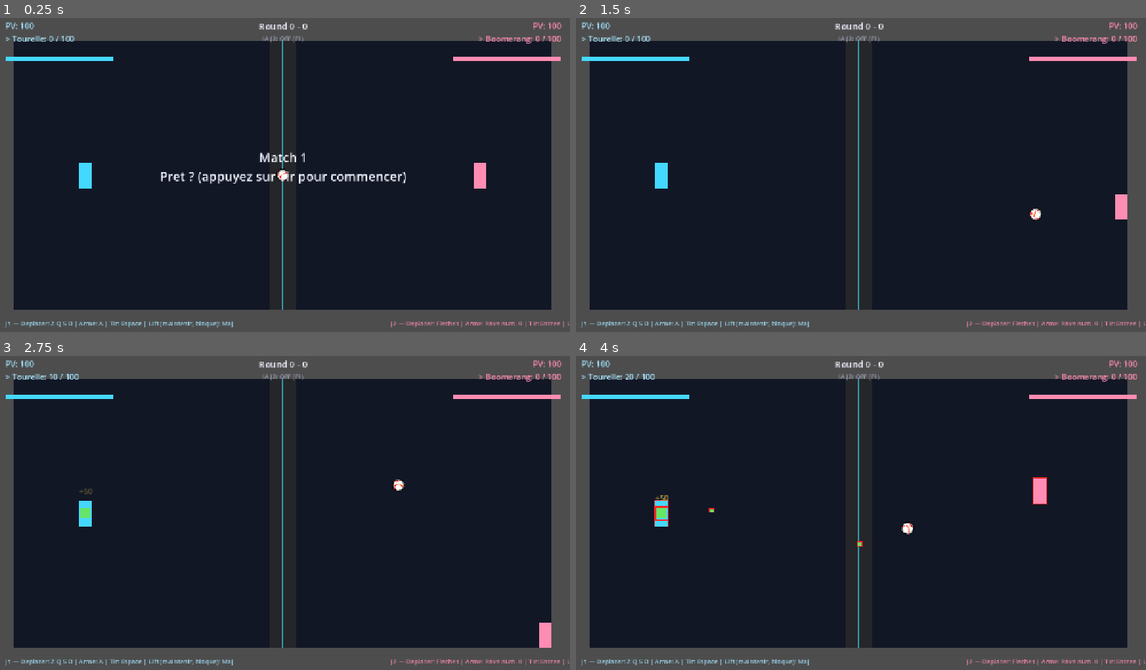
Above: before the commit, frames 1-4 (two rows, left to right).
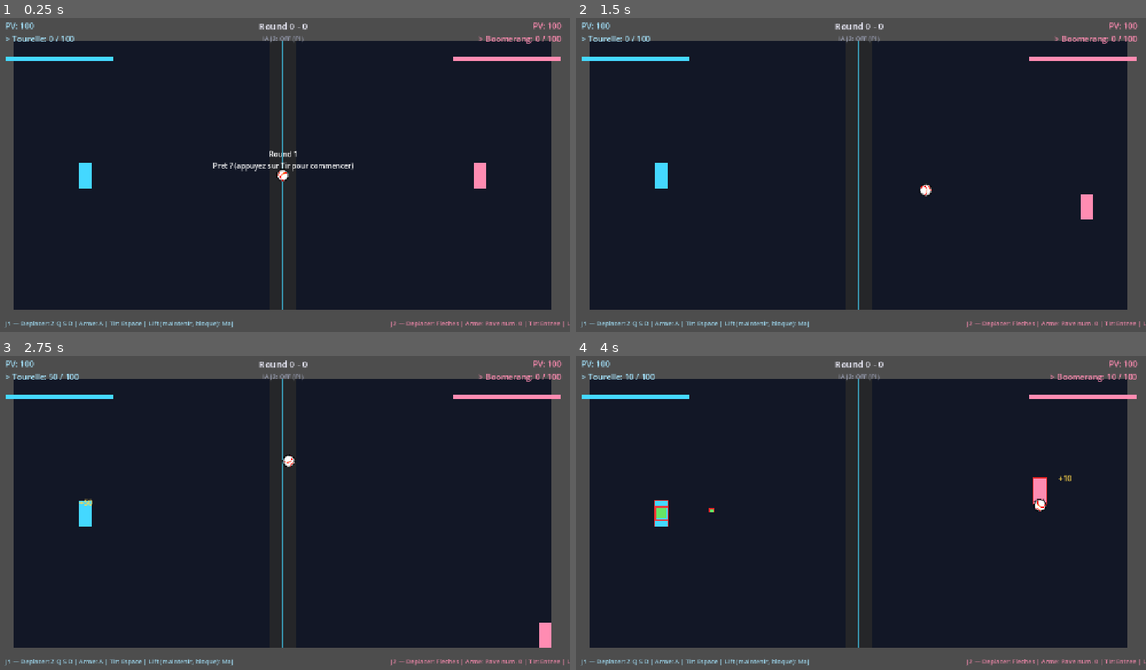
Above: after the commit, the same moments.

Repository: Shakkam/seek_destroy_reflect
Game: Godot game, scene res://scenes/MatchArena.tscn
Same seed, same stepped clock (60 frames per second), same inputs: the game is played once before the commit and once after it. This scene is started directly instead of the project's main scene.
Inputs (mouse positions are in pixels of both pictures, inside the frame that each line leads up to):
- Up to frame 1 (0.25 s): no input
- Up to frame 2 (1.5 s): tap Enter at 0.5, 1.35 s; move the mouse to (986, 159) at 0.52 s; hold Right 0.53-1.28 s; hold Space 0.53-1.28 s; click (986, 159) at 0.67 s; move the mouse to (747, 190) at 1.27 s; hold Down from 1.28 s (still down)
- Up to frame 3 (2.75 s): tap Space at 1.52, 1.55, 1.82, 2.3 s; move the mouse to (342, 443) at 2.02 s; release Down at 2.03 s; hold Right from 2.03 s (still down); hold T from 2.03 s (still down)
- Up to frame 4 (4 s): move the mouse to (832, 578) at 2.77 s; release Right at 2.78 s; release T at 2.78 s; hold Up 2.78-3.53 s; tap Tab at 2.85 s; click (832, 578) at 2.92 s; tap Space at 3.02, 3.05, 3.32, 3.77, 3.8 s; move the mouse to (1032, 563) at 3.52 s; hold Left from 3.53 s (still down); hold Q from 3.53 s (still down)

The runs differ from the first frame. In frame 1, 1.1% of the frame differs, in the area x 28-72%, y 42-53%; in frame 2, 0.5%; in frame 3, 0.3%; in frame 4, 0.4%.

Commit message:
MatchArena: real 'Ready...Go!' pacing, every round (not just round 1)
Sally's 2026-08-11 UX review flagged the missing beat: pressing Tir
unfroze everything in the SAME frame, zero pacing. Fixing it turned up a
worse bug while re-checking round TRANSITIONS: round 2/3 had NO gate at
all, not even the original single 'press Tir' - HP/gauges reset but
ships/ball never re-froze, so the next round began the instant the
previous one ended.

- _match_started renamed/repurposed to _round_playing (true only while
  the current round's gameplay is actually unfrozen).
- New _begin_round_ready_gate(): freezes ships/ball (+ any multi_ball
  extras, kept in sync per the existing convention) and shows 'Round N /
  Pret ?' - called once from _ready() (round 1) AND again from
  _check_round_end()'s non-match-over branch (round 2/3), so every round
  gets the same gate now instead of just the first.
- _process_ready_gate() now holds a GO_FLASH_DURATION (0.6s) freeze-frame
  after confirm, flashing 'GO !' in the same gold used for MatchLabel's
  'Victoire !'/'Match termine' announcements, before actually unfreezing
  - the real pacing beat Sally asked for.

New tests/ready_gate_check.gd (headless, real Input.parse_input_event
like character_select_nav_check.gd) verifies: round 1 starts frozen with
the right label, confirming shows the GO flash, ships/ball unfreeze once
it elapses, and - the regression that matters most - a forced non-match-
ending round win re-freezes and re-shows the gate for round 2.

Verified: ready_gate_check 6/6 PASS, campaign_setup_check.tscn 45/45
PASS, round_end_check 2/2 PASS, smoke_test.gd 0 failures, scene boots
clean headless.

Co-Authored-By: Claude Sonnet 5 <noreply@anthropic.com>

Diff:
--- a/godot_project/nodes/match_arena_node.gd
+++ b/godot_project/nodes/match_arena_node.gd
@@ -26,6 +26,7 @@
 @onready var center_line: Line2D = $CenterLine
 
 const HP_BAR_WIDTH := 240.0
+const GO_FLASH_DURATION := 0.6 # seconds the "GO !" flash holds ships/ball frozen after confirm, before actually unfreezing
 
 var match_state: MatchState = MatchState.new()
 var _round_active := true
@@ -52,8 +53,13 @@
 var _shrink_target_bounds: Rect2
 var _drift_direction := 1.0 # "drifting_neutral_zone" — reverses at +/- drift_range from _base_frontier_x
 
-# Pre-match gate (2026-08-01): nothing moves until a player confirms ready.
-var _match_started := false
+# Pre-round gate (2026-08-01, extended 2026-08-13 to a real "Ready...Go!"
+# beat and to every round, not just round 1). True while the current
+# round's gameplay is actually unfrozen; false while sitting in the
+# ready/GO gate (see _begin_round_ready_gate()/_process_ready_gate()).
+var _round_playing := false
+var _starting_round := false # true during the brief post-confirm "GO !" flash, before ships/ball actually unfreeze
+var _go_flash_timer := 0.0
 
 # Epic 4, Story 4.4/4.6/4.8 — true when this match was launched from the
 # campaign map via CampaignContext, so _check_round_end() records the
@@ -126,13 +132,9 @@
 	ship_2.gauge_filled.connect(_on_gauge_filled.bind(ship_2))
 
 	_update_round_label()
-
-	ship_1.active = false
-	ship_2.active = false
-	ball.active = false
-	ready_label.text = "Match 1\nPret ? (appuyez sur Tir pour commencer)"
-
-func _process(_delta: float) -> void:
+	_begin_round_ready_gate()
+
+func _process(delta: float) -> void:
 	p1_label.text = _debug_text(ship_1)
 	p2_label.text = _debug_text(ship_2)
 	p1_hp_fill.size.x = HP_BAR_WIDTH * clampf(ship_1.state.hp / ship_1.max_hp_override, 0.0, 1.0)
@@ -141,29 +143,69 @@
 	_process_ai_toggle()
 	_sync_twist_visuals()
 
-	if not _match_started:
-		_process_ready_gate()
+	if not _round_playing:
+		_process_ready_gate(delta)
 		return
 
 	_check_round_end()
 
 func _physics_process(delta: float) -> void:
-	if active_twist and _match_started and _round_active:
+	if active_twist and _round_playing and _round_active:
 		_process_twist(delta)
 
-## Pre-match gate — waits for either player's fire input (keyboard or
-## gamepad trigger, device 0 or 1) before unfreezing ships and ball.
-func _process_ready_gate() -> void:
+## Freezes ships/ball and shows the "Pret ?" label — called once from
+## _ready() (round 1) AND again from _check_round_end() before every
+## following round (2026-08-13: Sally's 2026-08-11 UX review flagged round
+## 1's instant, pacing-less start; re-checking round TRANSITIONS while
+## fixing it surfaced they had no gate at ALL, not even round 1's original
+## single "press Tir" — HP/gauges reset but ships/ball never re-froze, so
+## round 2/3 began the instant round 1 ended). Same freeze either way.
+func _begin_round_ready_gate() -> void:
+	_round_playing = false
+	_starting_round = false
+	ship_1.active = false
+	ship_2.active = false
+	ball.active = false
+	for extra in _extra_balls: # multi_ball twist — extra balls stay in sync with the primary's active flag (see _spawn_extra_balls)
+		if is_instance_valid(extra):
+			extra.active = false
+	ready_label.remove_theme_font_size_override("font_size")
+	ready_label.remove_theme_color_override("font_color")
+	var round_number := match_state.rounds_won[0] + match_state.rounds_won[1] + 1
+	ready_label.text = "Round %d\nPret ? (appuyez sur Tir pour commencer)" % round_number
+
+## Pre-round gate — waits for either player's fire input (keyboard or
+## gamepad trigger, device 0 or 1), then holds a short freeze-frame with a
+## "GO !" flash (GO_FLASH_DURATION) before actually unfreezing — the
+## "Ready...Go!" beat itself, replacing the old instant press-to-unfreeze.
+func _process_ready_gate(delta: float) -> void:
+	if _starting_round:
+		_go_flash_timer -= delta
+		if _go_flash_timer <= 0.0:
+			_unfreeze_round()
+		return
+
 	var pressed := Input.is_physical_key_pressed(KEY_SPACE) \
 		or Input.is_physical_key_pressed(KEY_ENTER) \
 		or Input.get_joy_axis(0, JOY_AXIS_TRIGGER_RIGHT) > 0.4 \
 		or Input.get_joy_axis(1, JOY_AXIS_TRIGGER_RIGHT) > 0.4
 	if not pressed:
 		return
-	_match_started = true
+	_starting_round = true
+	_go_flash_timer = GO_FLASH_DURATION
+	ready_label.add_theme_font_size_override("font_size", 48) # bigger for the flash
+	ready_label.add_theme_color_override("font_color", Color(1, 0.84, 0.29, 1)) # same gold as MatchLabel's "Victoire !"/"Match termine" announcements
+	ready_label.text = "GO !"
+
+func _unfreeze_round() -> void:
+	_starting_round = false
+	_round_playing = true
 	ship_1.active = true
 	ship_2.active = true
 	ball.active = true
+	for extra in _extra_balls:
+		if is_instance_valid(extra):
+			extra.active = true
 	ready_label.text = ""
 
 func _debug_text(ship: ShipNode) -> String:
@@ -477,6 +519,7 @@
 				if is_instance_valid(extra):
 					extra.reset_to_center()
 			_round_active = true
+			_begin_round_ready_gate() # 2026-08-13: round 2/3 used to start the instant round 1 ended — no freeze, no "Pret ?" gate at all
 
 ## Epic 4, Story 4.4/4.6/4.8 — records the outcome to CampaignSave (mooks
 ## grant currency, the "real" rival grants a branch completion + unlock,
--- /dev/null
+++ b/godot_project/tests/ready_gate_check.gd
@@ -0,0 +1,62 @@
+extends Node2D
+
+## One-off scene-boot verification for the 2026-08-13 "Ready...Go!" pass
+## (Sally's 2026-08-11 UX review: MatchArena had zero pacing between
+## "waiting" and "live"). Confirms both halves of the fix: (1) round 1
+## still gates on a Fire press before a brief "GO !" flash unfreezes
+## everything, and (2) round 2/3 — which previously got NO gate at all,
+## not even round 1's original single press-to-start — now re-freeze and
+## re-show the gate too. Simulates real keyboard input the same way
+## tests/character_select_nav_check.gd does (Input.parse_input_event with
+## physical_keycode set). Waits out a real GO_FLASH_DURATION-based
+## SceneTreeTimer, so needs a much bigger --quit-after than a typical
+## single-frame check (headless frames run far faster than realtime, so
+## accumulating ~0.7s of process delta takes hundreds of frames, not a
+## handful — see project memory's "--quit-after counts FRAMES" trap).
+## Run with:
+##   Godot --headless --path godot_project res://tests/ready_gate_check.tscn --quit-after 600
+
+func _ready() -> void:
+	var arena_scene := load("res://scenes/MatchArena.tscn") as PackedScene
+	var arena := arena_scene.instantiate() as MatchArenaNode
+	add_child(arena)
+	await get_tree().process_frame
+
+	var frozen_at_start: bool = not arena.ship_1.active and not arena.ship_2.active and not arena.ball.active and not arena._round_playing
+	print("PASS: round 1 starts frozen, waiting on the ready gate" if frozen_at_start else "FAIL: round 1 didn't start frozen")
+	var round1_label_ok: bool = arena.ready_label.text.begins_with("Round 1")
+	print("PASS: round 1's ready label reads 'Round 1...'" if round1_label_ok else "FAIL: round 1 label was '%s'" % arena.ready_label.text)
+
+	# Press Tir (Space) and hold it for one frame — matches the "press,
+	# await a frame while still held, then release" pattern
+	# character_select_nav_check.gd already established; releasing before
+	# a frame ever sees it pressed means the edge never registers.
+	var down := InputEventKey.new()
+	down.physical_keycode = KEY_SPACE
+	down.pressed = true
+	Input.parse_input_event(down)
+	await get_tree().process_frame
+	var up := InputEventKey.new()
+	up.physical_keycode = KEY_SPACE
+	up.pressed = false
+	Input.parse_input_event(up)
+	await get_tree().process_frame
+
+	var flashing: bool = arena._starting_round and not arena._round_playing and arena.ready_label.text == "GO !"
+	print("PASS: confirming shows the 'GO !' flash before unfreezing" if flashing else "FAIL: expected a GO flash, got starting_round=%s round_playing=%s label='%s'" % [arena._starting_round, arena._round_playing, arena.ready_label.text])
+
+	await get_tree().create_timer(MatchArenaNode.GO_FLASH_DURATION + 0.1).timeout
+	await get_tree().process_frame
+	var unfrozen: bool = arena._round_playing and arena.ship_1.active and arena.ship_2.active and arena.ball.active
+	print("PASS: ships/ball actually unfreeze once the GO flash elapses" if unfrozen else "FAIL: still frozen after the flash duration")
+
+	# --- Round 2: force a non-match-ending round win, verify the SAME gate fires again ---
+	arena.ship_2.state = arena.ship_2.state.damaged(1000.0) # ship_2 to 0 HP -> ship_1 wins round 1 (1-0, not match over)
+	arena._check_round_end()
+	var round2_frozen: bool = not arena.ship_1.active and not arena.ship_2.active and not arena.ball.active and not arena._round_playing
+	print("PASS: round 2 re-freezes and re-shows the ready gate (used to have NONE at all)" if round2_frozen else "FAIL: round 2 started unfrozen, no gate")
+	var round2_label_ok: bool = arena.ready_label.text.begins_with("Round 2")
+	print("PASS: round 2's ready label reads 'Round 2...'" if round2_label_ok else "FAIL: round 2 label was '%s'" % arena.ready_label.text)
+
+	var all_ok := frozen_at_start and round1_label_ok and flashing and unfrozen and round2_frozen and round2_label_ok
+	get_tree().quit(0 if all_ok else 1)
--- /dev/null
+++ b/godot_project/tests/ready_gate_check.tscn
@@ -0,0 +1,6 @@
+[gd_scene format=3]
+
+[ext_resource type="Script" path="res://tests/ready_gate_check.gd" id="1"]
+
+[node name="ReadyGateCheck" type="Node2D"]
+script = ExtResource("1")
Not shown, added: godot_project/tests/ready_gate_check.gd.uid
